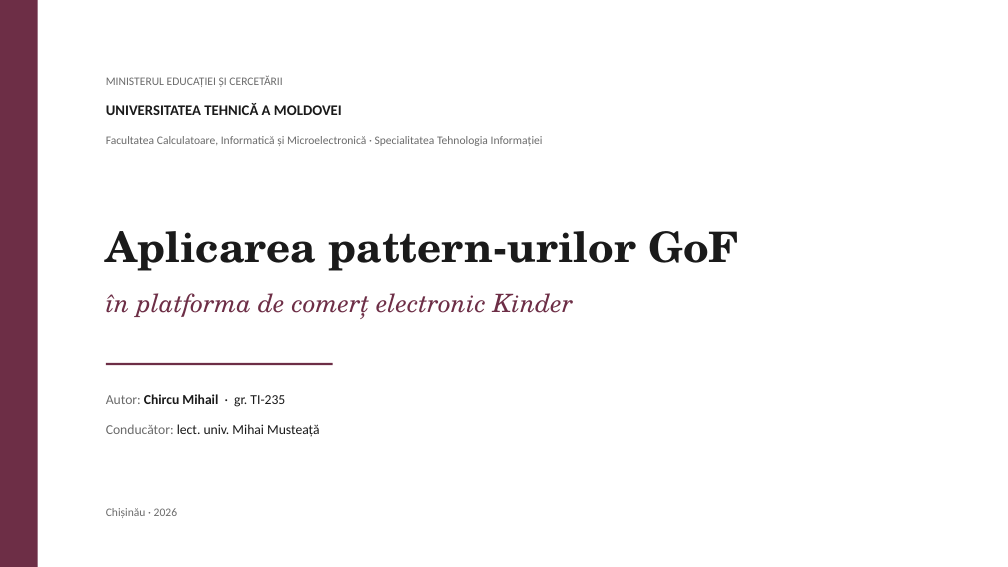
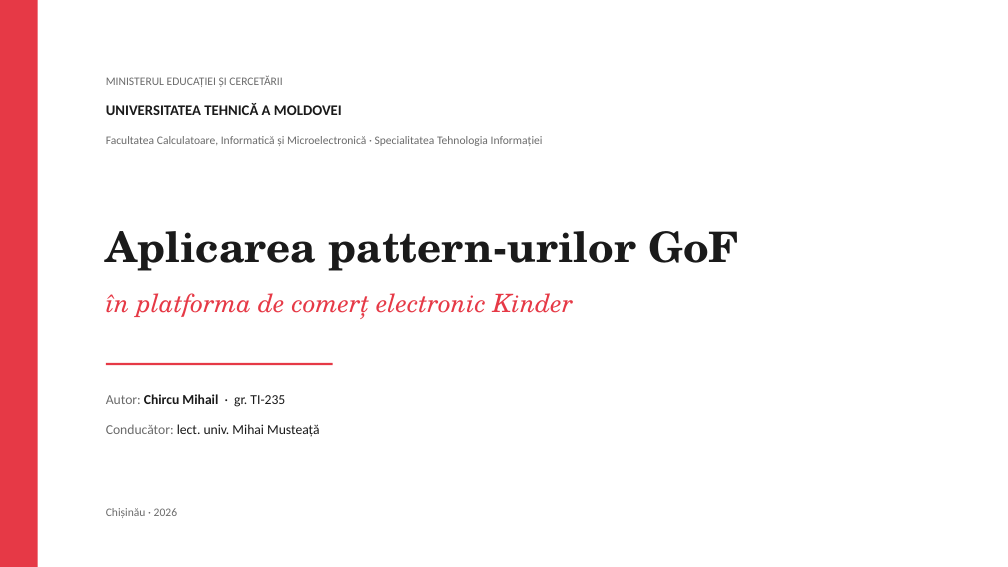
Before and after one commit to mihail-chircu/TMPPP, a slide deck: slide 1 of proiect final/Chircu_Mihail_TI-235_Prezentare_proiect_de_an.pptx. Drawn at 1008x567 pixels with LibreOffice and Linux fonts; fonts in the diff are those of the drawing. Boxes give left, top, right and bottom in pixels: in the first picture for what was removed or moved away, otherwise in the second. Text is boxed around its words. In the diff, an @@ line names an element or a change of style, - is before the commit and + after.

```diff
--- a/proiect final/Chircu_Mihail_TI-235_Prezentare_proiect_de_an.pptx
+++ b/proiect final/Chircu_Mihail_TI-235_Prezentare_proiect_de_an.pptx
@@ rectangle at bbox=[0, 0, 38, 567]: fill #6D2E46 to #E63946 @@
@@ text "în platforma de comerț electronic ..." at bbox=[106, 293, 573, 319]: text colour #6D2E46 to #E63946 @@
@@ rectangle at bbox=[106, 363, 333, 365]: fill #6D2E46 to #E63946 @@
```
Also in this commit, not shown: 10 other slides changed, 1 other file.
